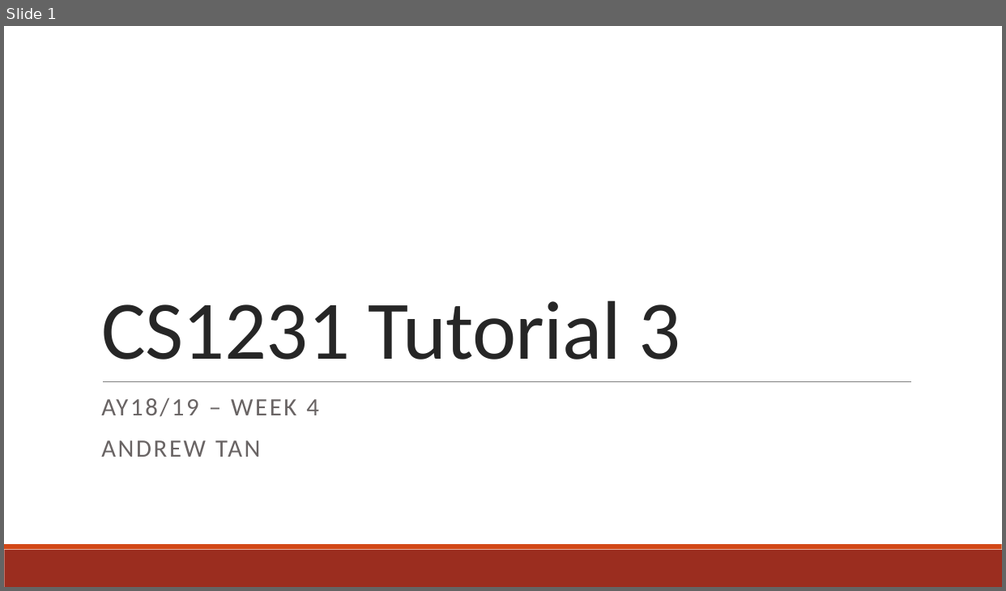
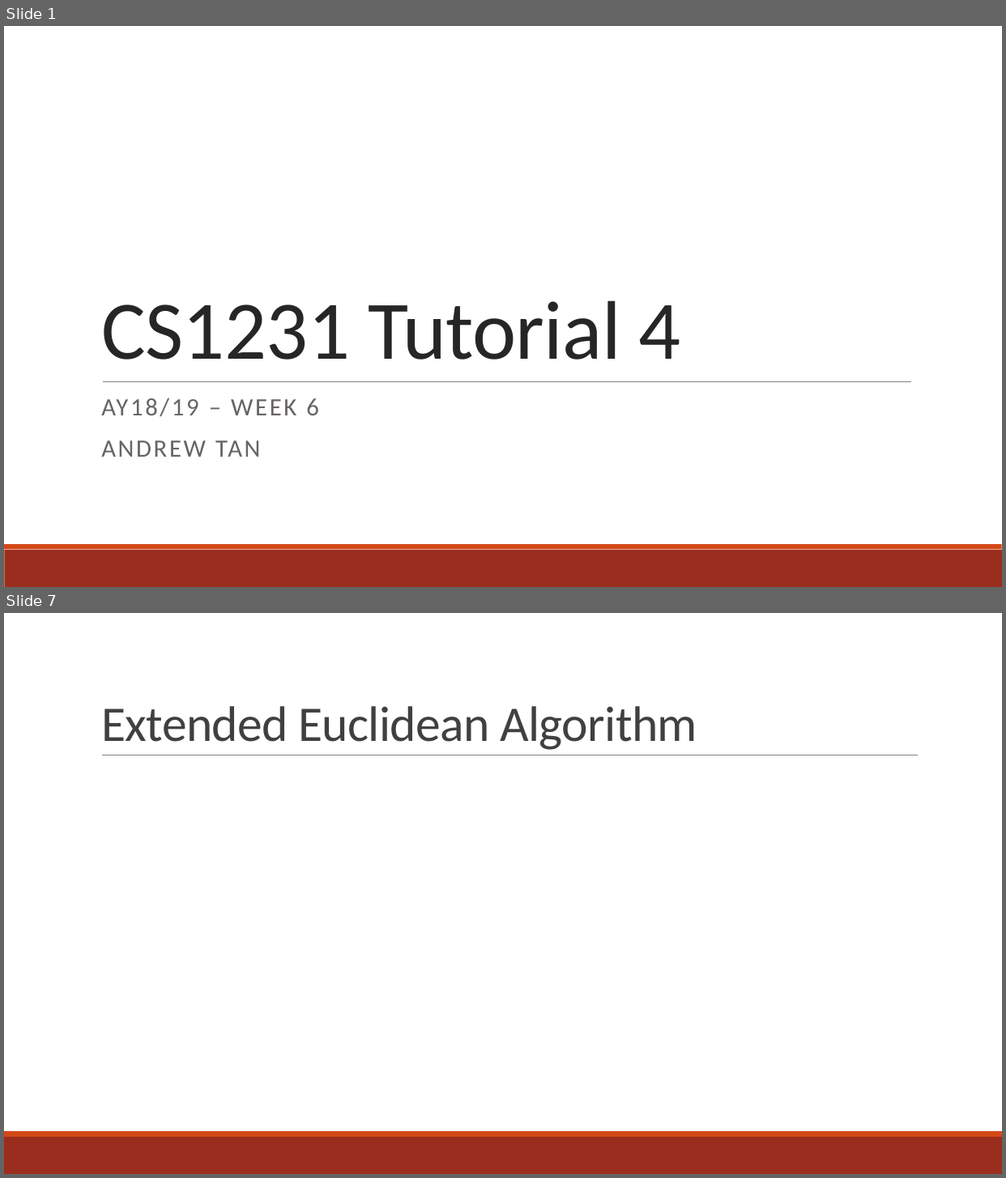
Before and after one commit to andrewtanJS/CS1231-AY18-19, a slide deck: Tutorial 4/Tutorial 4 - GCD and Modulo Arithmetic.pptx. Shown one above the other, each under a label of ours: slide 1 before the commit, slides 1 and 7 after it; the slides between them are not shown. The pictures are 1006x591 and 1006x1178 pixels, drawn with LibreOffice and Linux fonts; fonts in the diff are those of the drawing; grey boxes stand for pictures. Boxes give left, top, right and bottom in pixels: in the first picture for what was removed or moved away, otherwise in the second. Text is boxed around its words. In the diff, an @@ line names an element or a change of style, - is before the commit and + after.

Commit message:
Add Tutorial 4 slides

```diff
--- a/Tutorial 4/Tutorial 4 - GCD and Modulo Arithmetic.pptx
+++ b/Tutorial 4/Tutorial 4 - GCD and Modulo Arithmetic.pptx
@@ slide 7 added at box(4, 613, 1002, 1174), background #FFFFFF; not listed: 2 template elements that a slide beside it also shows @@
@@ title added at box(101, 706, 697, 750), 48 pt, text #404040 @@
+Extended Euclidean Algorithm
@@ line added from (102, 756) to (918, 756), #808080 0.5 pt @@
@@ slide 1 changed as well @@
@@ title at box(101, 301, 681, 360): text changed @@
-CS1231 Tutorial 3
+CS1231 Tutorial 4
@@ subtitle at box(101, 398, 319, 417): text changed @@
-AY18/19 – WEEK 4
+AY18/19 – WEEK 6
```
Also in this commit, not shown: 9 other slides added, 7 slides removed, 1 other file.
